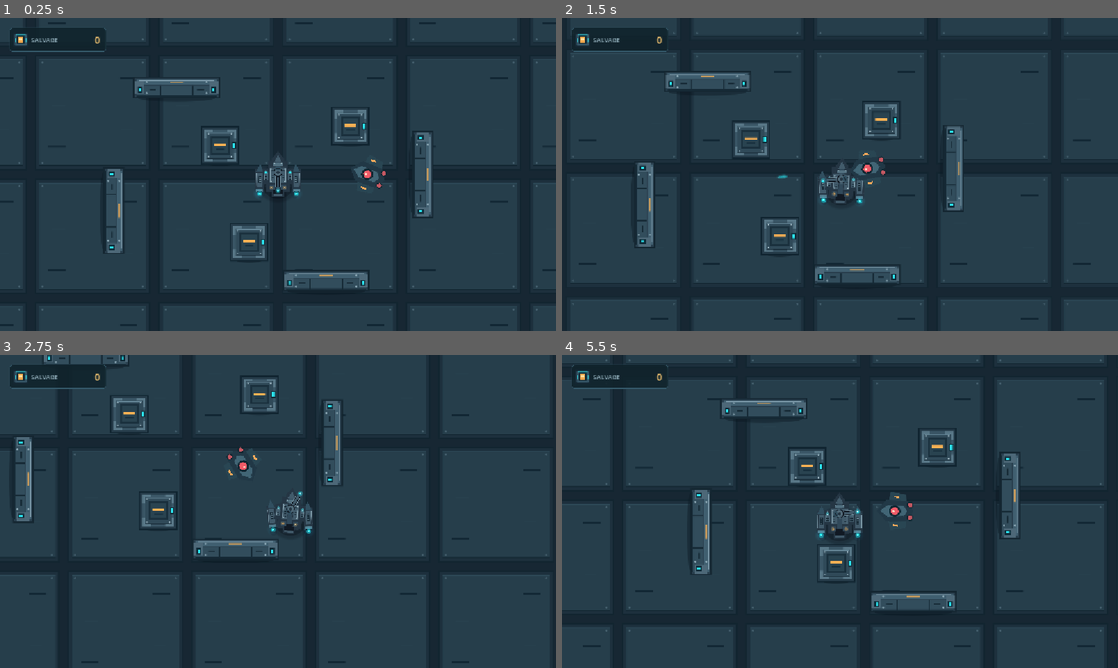
Above: before the commit, frames 1-4 (two rows, left to right).
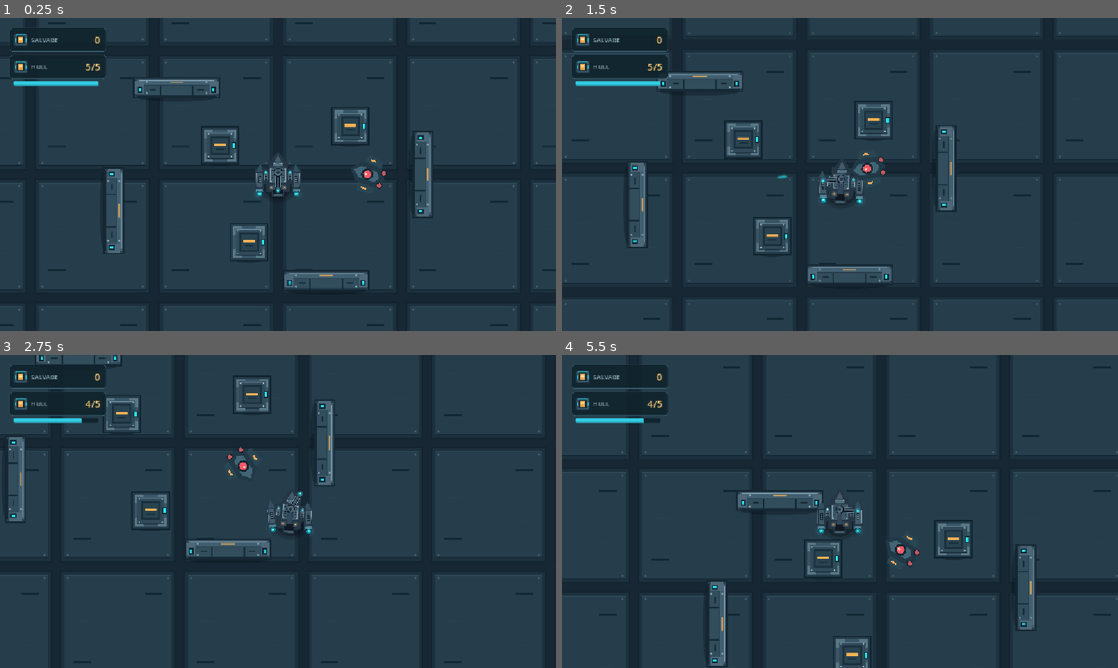
Above: after the commit, the same moments.

Repository: lolalolabob123/NeonSalvage-Godot
Game: Godot game, scene res://scenes/levels/SalvageYard_Prototype.tscn
Two runs of this game, one before a commit and one after it. Both use one fixed random seed, a clock stepped at 60 frames per second and the inputs below.
Inputs (mouse positions are in pixels of both pictures, inside the frame that each line leads up to):
- Up to frame 1 (0.25 s): no input
- Up to frame 2 (1.5 s): move the mouse to (962, 158) at 0.52 s; hold D (move_right) 0.53-1.28 s; tap Space (dash, bound only after the commit) at 0.6 s; move the mouse to (728, 190) at 1.27 s; hold S (move_down) from 1.28 s (still down); click (728, 190) at 1.35 s
- Up to frame 3 (2.75 s): tap Space (dash, bound only after the commit) at 1.55, 2.1 s; move the mouse to (333, 442) at 2.02 s; release S (move_down) at 2.03 s; hold D (move_right) from 2.03 s (still down)
- Up to frame 4 (5.5 s): move the mouse to (812, 574) at 2.77 s; release D (move_right) at 2.78 s; hold W (move_up) 2.78-3.53 s; tap Space (dash, bound only after the commit) at 2.85, 3.8, 4.35, 5.1 s; move the mouse to (1006, 558) at 3.52 s; press the mouse at (1006, 558) at 3.53 s; hold A (move_left) 3.53-5.03 s; move the mouse to (673, 464) at 4.27 s; release the mouse at (673, 464) at 4.28 s; move the mouse to (867, 511) at 5.02 s; hold S (move_down) from 5.03 s (still down)

The runs differ from the first frame. In frame 1, 1.1% of the frame differs, in the area x 1-20%, y 11-22%; in frame 2, 6.6%; in frame 3, 6.4%; in frame 4, 15%, in the area x 0-100%, y 0-100%.

Commit message:
Added particle effects, game over screen, and a dash ability

Diff:
--- a/neon-salvage/project.godot
+++ b/neon-salvage/project.godot
@@ -55,6 +55,11 @@
 , Object(InputEventKey,"resource_local_to_scene":false,"resource_name":"","device":-1,"window_id":0,"alt_pressed":false …(186 unchanged characters)…
 ]
 }
+dash={
+"deadzone": 0.2,
+"events": [Object(InputEventKey,"resource_local_to_scene":false,"resource_name":"","device":-1,"window_id":0,"alt_pressed":false,"shift_pressed":false,"ctrl_pressed":false,"meta_pressed":false,"pressed":false,"keycode":0,"physical_keycode":32,"key_label":0,"unicode":32,"location":0,"echo":false,"script":null)
+]
+}
 
 [layer_names]
 
--- /dev/null
+++ b/neon-salvage/scenes/effects/PlayerDestructionFX.tscn
@@ -0,0 +1,15 @@
+[gd_scene format=3 uid="uid://c1vt067ueaoqj"]
+
+[node name="SentryDestructionFx" type="CPUParticles2D" unique_id=79425883]
+emitting = false
+amount = 14
+lifetime = 0.4
+one_shot = true
+explosiveness = 1.0
+spread = 180.0
+gravity = Vector2(0, 0)
+initial_velocity_min = 65.0
+initial_velocity_max = 125.0
+scale_amount_min = 2.0
+scale_amount_max = 4.0
+color = Color(0.9490196, 0.6627451, 0.3529412, 1)
--- a/neon-salvage/scenes/effects/SentryDestructionFX.tscn
+++ b/neon-salvage/scenes/effects/SentryDestructionFX.tscn
@@ -2,14 +2,14 @@
 
 [node name="SentryDestructionFx" type="CPUParticles2D" unique_id=79425883]
 emitting = false
-amount = 14
-lifetime = 0.4
+amount = 22
+lifetime = 0.55
 one_shot = true
 explosiveness = 1.0
 spread = 180.0
 gravity = Vector2(0, 0)
-initial_velocity_min = 65.0
-initial_velocity_max = 125.0
+initial_velocity_min = 90.0
+initial_velocity_max = 160.0
 scale_amount_min = 2.0
 scale_amount_max = 4.0
-color = Color(0.9490196, 0.6627451, 0.3529412, 1)
+color = Color(0.19215687, 0.79607844, 0.8784314, 1)
--- a/neon-salvage/scenes/levels/SalvageYard_Prototype.tscn
+++ b/neon-salvage/scenes/levels/SalvageYard_Prototype.tscn
@@ -6,6 +6,7 @@
 [ext_resource type="PackedScene" uid="uid://xcxn162tuund" path="res://scenes/environment/SalvageCrate.tscn" id="3_6eqrc"]
 [ext_resource type="PackedScene" uid="uid://oohw5n16r2ll" path="res://scenes/ui/SalvageHUD.tscn" id="5_n3p8q"]
 [ext_resource type="PackedScene" uid="uid://bq0waxbah2ib0" path="res://scenes/enemies/SentryDrone.tscn" id="6_hmiub"]
+[ext_resource type="PackedScene" uid="uid://bx1wgwy237acn" path="res://scenes/ui/GameOverScreen.tscn" id="7_x17an"]
 
 [node name="SalvageYardPrototype" type="Node2D" unique_id=1876928811]
 
@@ -45,8 +46,11 @@
 position = Vector2(-60, 140)
 
 [node name="PlayerDrone" parent="." unique_id=1138100880 instance=ExtResource("1_dr0mu")]
+dash_unlocked = true
 
 [node name="SalvageHUD" parent="." unique_id=507685534 instance=ExtResource("5_n3p8q")]
 
 [node name="SentryDrone" parent="." unique_id=140838755 instance=ExtResource("6_hmiub")]
 position = Vector2(200, 0)
+
+[node name="GameOverScreen" parent="." unique_id=557411570 instance=ExtResource("7_x17an")]
--- a/neon-salvage/scenes/player/PlayerDrone.tscn
+++ b/neon-salvage/scenes/player/PlayerDrone.tscn
@@ -7,6 +7,9 @@
 [ext_resource type="Texture2D" uid="uid://c061xcskklm7d" path="res://assets/player/PlayerDrone_Thruster_Right.png" id="3_qcr60"]
 [ext_resource type="Texture2D" uid="uid://cjy2lhg1121ou" path="res://assets/player/PlayerDrone_Hull.png" id="4_annjb"]
 [ext_resource type="Texture2D" uid="uid://12ftfaxtvras" path="res://assets/player/PlayerDrone_PrimaryCarbine.png" id="5_j1agh"]
+
+[sub_resource type="Gradient" id="Gradient_qcr60"]
+colors = PackedColorArray(1, 1, 1, 1, 1, 1, 1, 0)
 
 [sub_resource type="Animation" id="Animation_cunj6"]
 length = 0.001
@@ -156,6 +159,20 @@
 scale = Vector2(0.5, 0.5)
 texture = ExtResource("1_a1gcq")
 
+[node name="DashTrail" type="CPUParticles2D" parent="." unique_id=866996437]
+emitting = false
+amount = 40
+lifetime = 0.3
+direction = Vector2(-1, 0)
+spread = 25.0
+gravity = Vector2(0, 0)
+initial_velocity_min = 50.0
+initial_velocity_max = 120.0
+scale_amount_min = 0.7
+scale_amount_max = 1.4
+color = Color(0.19215687, 0.79607844, 0.8784314, 1)
+color_ramp = SubResource("Gradient_qcr60")
+
 [node name="VisualRig" type="Node2D" parent="." unique_id=1540836901]
 position = Vector2(0, -1.5)
 scale = Vector2(0.5, 0.5)
--- /dev/null
+++ b/neon-salvage/scenes/ui/GameOverScreen.tscn
@@ -0,0 +1,81 @@
+[gd_scene format=3 uid="uid://bx1wgwy237acn"]
+
+[ext_resource type="Script" uid="uid://cqjrsjnutdvq3" path="res://scripts/ui/game_over_screen.gd" id="1_0pcqs"]
+
+[sub_resource type="StyleBoxFlat" id="StyleBoxFlat_bf55g"]
+bg_color = Color(0.07450981, 0.16470589, 0.21176471, 1)
+border_width_left = 1
+border_width_top = 1
+border_width_right = 1
+border_width_bottom = 1
+border_color = Color(0.19215687, 0.79607844, 0.8784314, 1)
+corner_radius_top_left = 6
+corner_radius_top_right = 6
+corner_radius_bottom_right = 6
+corner_radius_bottom_left = 6
+
+[sub_resource type="StyleBoxFlat" id="StyleBoxFlat_wi470"]
+bg_color = Color(0.043137256, 0.1254902, 0.16862746, 1)
+border_width_left = 1
+border_width_top = 1
+border_width_right = 1
+border_width_bottom = 1
+border_color = Color(0.19215687, 0.79607844, 0.8784314, 1)
+corner_radius_top_left = 6
+corner_radius_top_right = 6
+corner_radius_bottom_right = 6
+corner_radius_bottom_left = 6
+
+[sub_resource type="StyleBoxFlat" id="StyleBoxFlat_0pcqs"]
+bg_color = Color(0.1254902, 0.3137255, 0.39215687, 1)
+border_width_left = 1
+border_width_top = 1
+border_width_right = 1
+border_width_bottom = 1
+border_color = Color(0.19215687, 0.79607844, 0.8784314, 1)
+corner_radius_top_left = 6
+corner_radius_top_right = 6
+corner_radius_bottom_right = 6
+corner_radius_bottom_left = 6
+
+[node name="GameOverScreen" type="CanvasLayer" unique_id=557411570]
+layer = 2
+script = ExtResource("1_0pcqs")
+
+[node name="DimBackground" type="ColorRect" parent="." unique_id=53707444]
+anchors_preset = 15
+anchor_right = 1.0
+anchor_bottom = 1.0
+grow_horizontal = 2
+grow_vertical = 2
+color = Color(0.023529412, 0.08235294, 0.101960786, 0.8509804)
+
+[node name="ContentCenter" type="CenterContainer" parent="." unique_id=1657689212]
+anchors_preset = 15
+anchor_right = 1.0
+anchor_bottom = 1.0
+grow_horizontal = 2
+grow_vertical = 2
+
+[node name="Content" type="VBoxContainer" parent="ContentCenter" unique_id=606757823]
+layout_mode = 2
+theme_override_constants/separation = 20
+
+[node name="GameOverTitle" type="Label" parent="ContentCenter/Content" unique_id=1754238614]
+layout_mode = 2
+theme_override_colors/font_color = Color(0.9490196, 0.34117648, 0.40784314, 1)
+theme_override_font_sizes/font_size = 42
+text = "SYSTEM OFFLINE"
+horizontal_alignment = 1
+
+[node name="RestartButton" type="Button" parent="ContentCenter/Content" unique_id=633088564]
+custom_minimum_size = Vector2(240, 48)
+layout_mode = 2
+size_flags_horizontal = 4
+theme_override_colors/font_color = Color(0.8352941, 0.92941177, 0.94509804, 1)
+theme_override_colors/font_pressed_color = Color(0.6039216, 0.9372549, 0.9607843, 1)
+theme_override_font_sizes/font_size = 20
+theme_override_styles/normal = SubResource("StyleBoxFlat_bf55g")
+theme_override_styles/pressed = SubResource("StyleBoxFlat_wi470")
+theme_override_styles/hover = SubResource("StyleBoxFlat_0pcqs")
+text = "RESTART RUN"
--- a/neon-salvage/scenes/ui/SalvageHUD.tscn
+++ b/neon-salvage/scenes/ui/SalvageHUD.tscn
@@ -18,6 +18,19 @@
 corner_radius_top_right = 6
 corner_radius_bottom_right = 6
 corner_radius_bottom_left = 6
+
+[sub_resource type="StyleBoxFlat" id="StyleBoxFlat_0t7fv"]
+bg_color = Color(0.0627451, 0.14117648, 0.18039216, 1)
+corner_radius_top_left = 3
+corner_radius_top_right = 3
+corner_radius_bottom_right = 3
+corner_radius_bottom_left = 3
+
+[sub_resource type="StyleBoxFlat" id="StyleBoxFlat_2r02q"]
+bg_color = Color(0.19215687, 0.79607844, 0.8784314, 1)
+corner_radius_top_left = 3
+corner_radius_top_right = 3
+corner_radius_bottom_left = 3
 
 [node name="SalvageHUD" type="CanvasLayer" unique_id=507685534]
 script = ExtResource("1_2r02q")
@@ -54,3 +67,48 @@
 theme_override_colors/font_color = Color(1, 0.8039216, 0.45882353, 1)
 theme_override_font_sizes/font_size = 20
 text = "0"
+
+[node name="HullPanel" type="PanelContainer" parent="." unique_id=2113411459]
+custom_minimum_size = Vector2(200, 50)
+offset_left = 20.0
+offset_top = 76.0
+offset_right = 220.0
+offset_bottom = 126.0
+mouse_filter = 2
+theme_override_styles/panel = SubResource("StyleBoxFlat_8c4qq")
+
+[node name="Row" type="HBoxContainer" parent="HullPanel" unique_id=1528116465]
+layout_mode = 2
+theme_override_constants/separation = 8
+
+[node name="Icon" type="TextureRect" parent="HullPanel/Row" unique_id=1682402435]
+custom_minimum_size = Vector2(26, 26)
+layout_mode = 2
+texture = ExtResource("1_wqvua")
+expand_mode = 1
+stretch_mode = 3
+
+[node name="Title" type="Label" parent="HullPanel/Row" unique_id=1950826944]
+layout_mode = 2
+size_flags_horizontal = 3
+theme_override_colors/font_color = Color(0.5686275, 0.68235296, 0.73333335, 1)
+theme_override_font_sizes/font_size = 13
+text = "HULL"
+
+[node name="Amount" type="Label" parent="HullPanel/Row" unique_id=563037385]
+layout_mode = 2
+theme_override_colors/font_color = Color(1, 0.8039216, 0.45882353, 1)
+theme_override_font_sizes/font_size = 20
+text = "5/5"
+
+[node name="HullBar" type="ProgressBar" parent="." unique_id=133290860]
+custom_minimum_size = Vector2(0, 8)
+offset_left = 28.0
+offset_top = 130.0
+offset_right = 204.0
+offset_bottom = 140.0
+theme_override_styles/background = SubResource("StyleBoxFlat_0t7fv")
+theme_override_styles/fill = SubResource("StyleBoxFlat_2r02q")
+max_value = 5.0
+value = 5.0
+show_percentage = false
--- a/neon-salvage/scripts/player/player_drone.gd
+++ b/neon-salvage/scripts/player/player_drone.gd
@@ -3,13 +3,15 @@
 signal salvage_changed(total: int)
 
 signal health_changed(current: int, maximum: int)
-signal plyaer_destroyed
+signal player_destroyed
 
 var salvage_total: int = 0
 
 const CARBINE_BOLT: PackedScene = preload(
 	'res://scenes/projectiles/PrimaryCarbineBolt.tscn'
 )
+
+const PLAYER_DESTRUCTION_FX: PackedScene = preload("res://scenes/effects/PlayerDestructionFX.tscn")
 
 const FIRE_INTERVAL: float = 0.18
 
@@ -18,18 +20,26 @@
 @onready var visual_rig: Node2D = $VisualRig
 @onready var left_thruster_pivot: Node2D = $VisualRig/ThrusterLeftPivot
 @onready var right_thruster_pivot: Node2D = $VisualRig/ThrusterRightPivot
-
+@onready var invulnerability_duration: float = 0.75
 @onready var current_health: int = max_health
+@onready var dash_trail: CPUParticles2D = $DashTrail
+
+@export_group("Thruster Dash")
 
 @export var move_speed: float = 240.0
 @export var acceleration: float = 1250.0
 @export var deceleration: float = 1500.0
-
 @export var max_health: int = 5
-@onready var invulnerability_duration: float = 0.75
+@export var dash_unlocked: bool = false
+@export var dash_speed: float = 950.0
+@export var dash_duration: float = 0.18
+@export var dash_cooldown: float = 2.0
 
 var fire_timer: float = 0.0
 var damage_cooldown: float = 0.0
+var dash_direction: Vector2 = Vector2.ZERO
+var dash_time_remaining: float = 0.0
+var dash_cooldown_remaining: float = 0.0
 
 func _process(delta: float) -> void:
 
@@ -67,18 +77,64 @@
 		"move_down"
 	)
 
-	var target_velocity: Vector2 = input_direction * move_speed
-
-	var change_rate: float = (
-		acceleration
-		if input_direction != Vector2.ZERO
-		else deceleration
-	)
-
-	velocity = velocity.move_toward(
-		target_velocity,
-		change_rate * delta
-	)
+	# Update the dash timers.
+	var was_dashing: bool = dash_time_remaining > 0.0
+
+	dash_time_remaining = maxf(
+		dash_time_remaining - delta,
+		0.0
+	)
+
+	dash_cooldown_remaining = maxf(
+		dash_cooldown_remaining - delta,
+		0.0
+	)
+
+	# Start a dash if unlocked and available.
+	if (
+		dash_unlocked
+		and dash_cooldown_remaining <= 0.0
+		and Input.is_action_just_pressed("dash")
+	):
+		var requested_direction: Vector2 = input_direction
+
+		# When stationary, dash towards the mouse.
+		if requested_direction == Vector2.ZERO:
+			requested_direction = (
+				get_global_mouse_position() - global_position
+			)
+
+		if requested_direction.length_squared() > 0.01:
+			dash_direction = requested_direction.normalized()
+			dash_time_remaining = dash_duration
+			dash_cooldown_remaining = dash_cooldown
+			dash_trail.global_rotation = dash_direction.angle()
+			dash_trail.emitting = true
+
+	# Apply dash movement
+	if dash_time_remaining > 0.0:
+		velocity = dash_direction * dash_speed
+
+	else:
+		# Return to normal speed after a dash.
+		if was_dashing:
+			dash_trail.emitting = false
+			velocity = input_direction * move_speed
+
+		var target_velocity: Vector2 = (
+			input_direction * move_speed
+		)
+
+		var change_rate: float = (
+			acceleration
+			if input_direction != Vector2.ZERO
+			else deceleration
+		)
+
+		velocity = velocity.move_toward(
+			target_velocity,
+			change_rate * delta
+		)
 
 	move_and_slide()
 
@@ -127,10 +183,15 @@
 	print("Total salvage: ", salvage_total)
 
 func take_damage(amount: int) -> void:
-	# Ignore invalid damage, defeated players and repeated hits
+	# Ignore invalid damage and defeated players
 	if amount <= 0 or current_health <= 0:
 		return
 
+	# Ignore damage while performing a Thruster Dash.
+	if dash_time_remaining > 0.0:
+		return
+
+	# Ignore damage during the normal invulnerability period.
 	if damage_cooldown > 0.0:
 		return
 
@@ -142,15 +203,62 @@
 
 	# Notify the HUD.
 	health_changed.emit(current_health, max_health)
-	flash_player_hit()
-
-	# Handle defeat
+
+	# Handle defeat.
 	if current_health == 0:
-		# player_destroyed.emit()
-
 		velocity = Vector2.ZERO
 		set_process(false)
 		set_physics_process(false)
+
+		# Create the destruction particles.
+		var destruction_fx: CPUParticles2D = (
+			PLAYER_DESTRUCTION_FX.instantiate() as CPUParticles2D
+		)
+
+		# Add the effect to the level.
+		get_tree().current_scene.add_child(destruction_fx)
+
+		# Position the explosion at the player's location.
+		destruction_fx.global_position = global_position
+
+		# Remove the particles automatically when finished.
+		destruction_fx.finished.connect(destruction_fx.queue_free)
+
+		# Start the explosion.
+		destruction_fx.emitting = true
+
+		# Create the destruction animation.
+		var destruction_tween: Tween = create_tween()
+		destruction_tween.set_parallel(true)
+
+		# Shrink the drone.
+		destruction_tween.tween_property(
+			visual_rig,
+			"scale",
+			Vector2(0.1, 0.1),
+			0.35
+		)
+
+		# Fade the drone with cyan tint.
+		destruction_tween.tween_property(
+			visual_rig,
+			"modulate",
+			Color(0.3, 1.0, 1.0, 0.0),
+			0.35
+		)
+
+		# Wait for the drone's destruction animation.
+		await destruction_tween.finished
+
+		# Give the remaining particles time to disappear.
+		await get_tree().create_timer(0.25).timeout
+
+		# Display the game over screen.
+		player_destroyed.emit()
+		return
+
+	# Only flash if the player survived the hit.
+	flash_player_hit()
 
 func flash_player_hit() -> void:
 	# Briefly tint the entire drone.
--- /dev/null
+++ b/neon-salvage/scripts/ui/game_over_screen.gd
@@ -0,0 +1,48 @@
+extends CanvasLayer
+
+@onready var restart_button: Button = $ContentCenter/Content/RestartButton
+@onready var dim_background: ColorRect = $DimBackground
+@onready var content_center: CenterContainer = $ContentCenter
+
+func _ready() -> void:
+	# Hide the screen until the player is destroyed.
+	hide()
+
+	restart_button.pressed.connect(_on_restart_pressed)
+
+	# Find the player and listen for destruction.
+	var player: Node = get_tree().get_first_node_in_group("player")
+
+	if player != null and player.has_signal("player_destroyed"):
+		player.connect("player_destroyed", _on_player_destroyed)
+
+func _on_player_destroyed() -> void:
+	# Make both elements initially transparent.
+	dim_background.modulate = Color(1.0, 1.0, 1.0, 0.0)
+	content_center.modulate = Color(1.0, 1.0, 1.0, 0.0)
+
+	# Display the Game Over Layer.
+	show()
+
+	# Create the fade-in animation.
+	var fade_tween: Tween = create_tween()
+	fade_tween.set_parallel(true)
+
+	# Fade in the dark background
+	fade_tween.tween_property(
+		dim_background,
+		"modulate",
+		Color.WHITE,
+		0.35
+	)
+
+	# Fade in the title and restart button slightly later.
+	fade_tween.tween_property(
+		content_center,
+		"modulate",
+		Color.WHITE,
+		0.45
+	).set_delay(0.1)
+
+func _on_restart_pressed() -> void:
+	get_tree().reload_current_scene()
--- a/neon-salvage/scripts/ui/salvage_hud.gd
+++ b/neon-salvage/scripts/ui/salvage_hud.gd
@@ -1,8 +1,11 @@
 extends CanvasLayer
 
 @onready var amount_label: Label = $SalvagePanel/Row/Amount
+@onready var hull_amount: Label = $HullPanel/Row/Amount
+@onready var hull_bar: ProgressBar = $HullBar
 
 var pulse_tween: Tween
+var hull_tween: Tween
 
 func _ready() -> void:
 	amount_label.text = "0"
@@ -14,6 +17,12 @@
 		return
 
 	player.connect("salvage_changed", _on_salvage_changed)
+	player.connect("health_changed", _on_health_changed)
+
+	_on_health_changed(
+		player.get("current_health"),
+		player.get("max_health")
+	)
 
 	# Display the player's current total immediately.
 	amount_label.text = str(int(player.get("salvage_total")))
@@ -39,3 +48,41 @@
 		Vector2(1.22, 1.22),
 		0.09
 	).set_trans(Tween.TRANS_BACK).set_ease(Tween.EASE_OUT)
+
+func _on_health_changed(current: int, maximum: int) -> void:
+	hull_amount.text = "%d/%d" % [current, maximum]
+
+	hull_bar.max_value = maximum
+
+	#Stop the previous animation if one is running.
+	if hull_tween:
+		hull_tween.kill()
+
+	# Animate the health bar towards its new value.
+	hull_tween = create_tween()
+
+	hull_tween.tween_property(
+		hull_bar,
+		"value",
+		float(current),
+		0.22
+	).set_trans(Tween.TRANS_SINE).set_ease(Tween.EASE_OUT)
+
+	# Calculate the remaining health percentage.
+	var health_ratio: float = float(current) / float(maxi(maximum, 1))
+
+	# Copy the existing fill style to preserve its appearance.
+	var fill_style: StyleBoxFlat = (
+		hull_bar.get_theme_stylebox("fill").duplicate() as StyleBoxFlat
+	)
+
+	# Choose a colour based on remaining health.
+	if health_ratio > 0.6:
+		fill_style.bg_color = Color("#31CBE0")
+	elif health_ratio > 0.2:
+		fill_style.bg_color = Color("#F3AC57")
+	else:
+		fill_style.bg_color = Color("#F25768")
+
+	# Apply the updated colour.
+	hull_bar.add_theme_stylebox_override("fill", fill_style)
Not shown, added: neon-salvage/scripts/ui/game_over_screen.gd.uid
